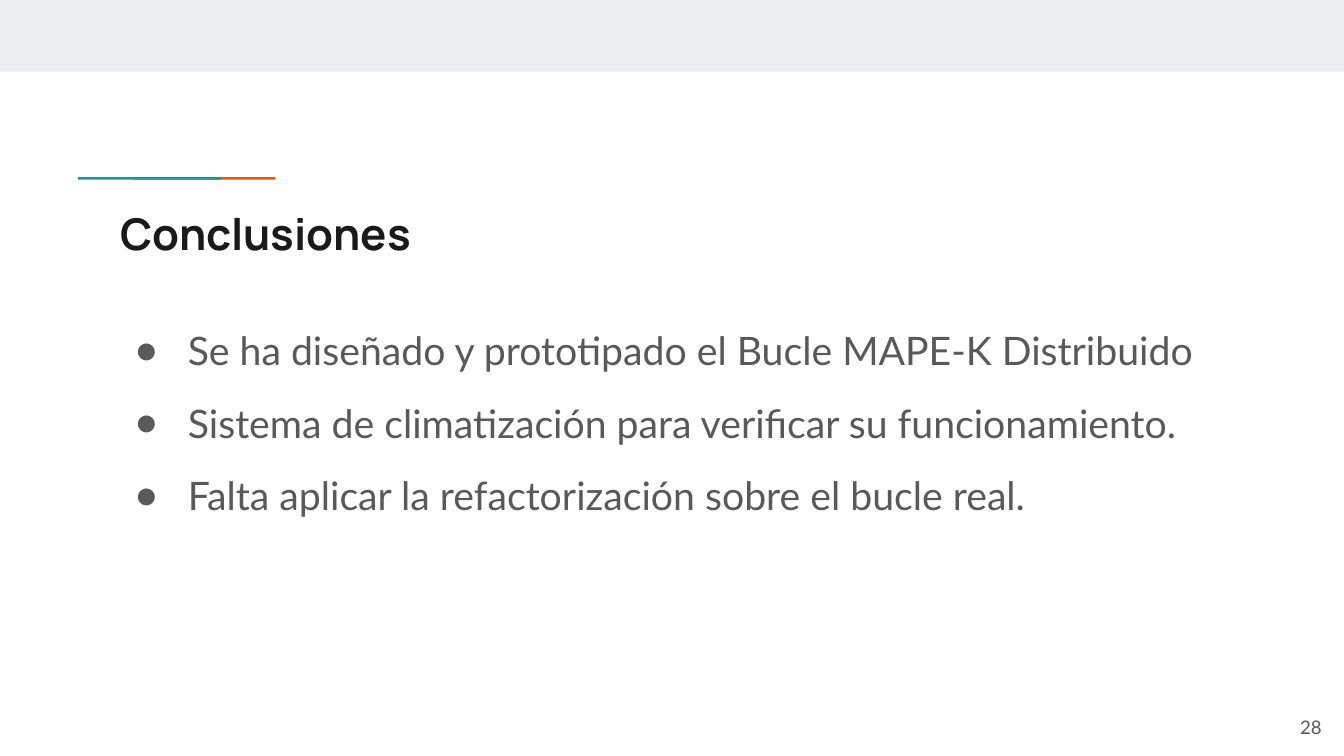
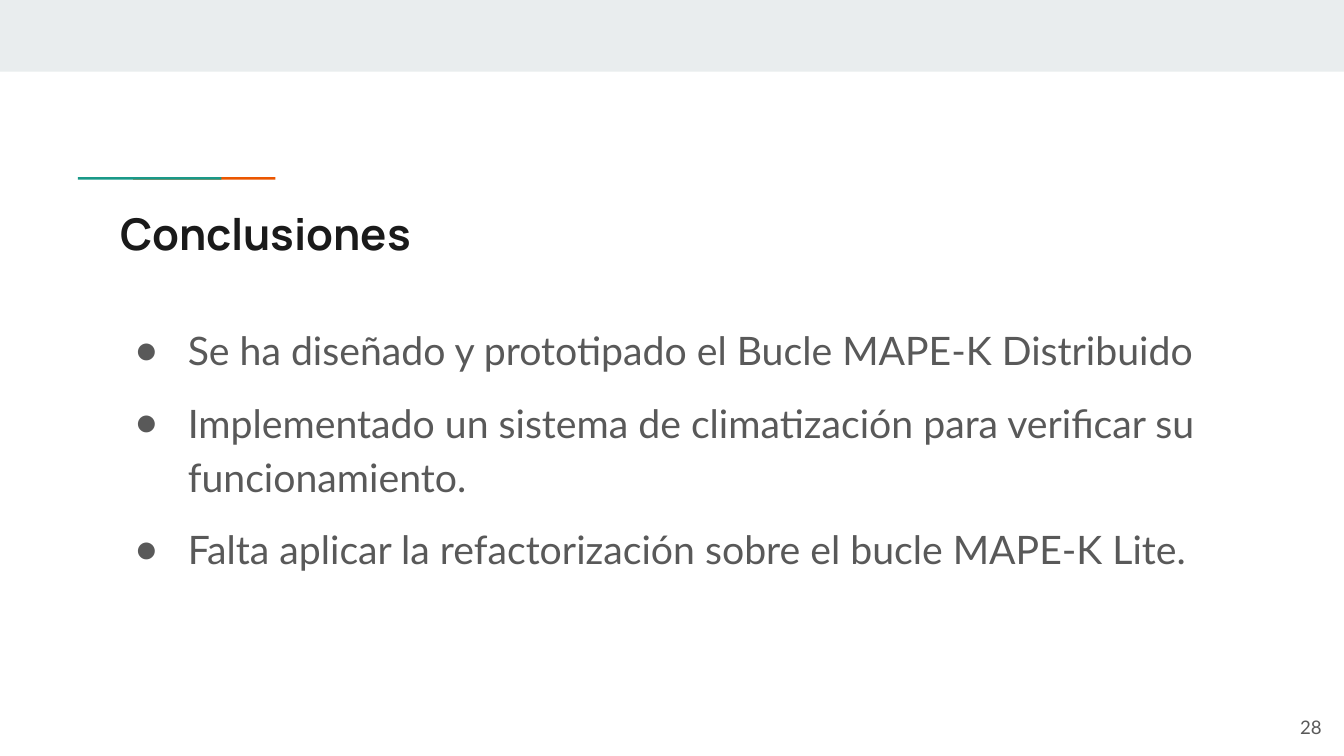
Before and after one commit to Starkie/TFM-DistributedAutoadaptiveSystems, a slide deck: slide 28 of docs/presentation/Adriano Vega - Presentación TFM.pptx. Drawn at 1344x756 pixels with LibreOffice and Linux fonts; fonts in the diff are those of the drawing. Boxes give left, top, right and bottom in pixels: in the first picture for what was removed or moved away, otherwise in the second. Text is boxed around its words. In the diff, an @@ line names an element or a change of style, - is before the commit and + after.

```diff
--- a/docs/presentation/Adriano Vega - Presentación TFM.pptx
+++ b/docs/presentation/Adriano Vega - Presentación TFM.pptx
@@ text at <box>188,409,1194,571</box>: text changed @@
-● Sistema de climatización para verificar su funcionamiento.
-● Falta aplicar la refactorización sobre el bucle real.
+● Implementado un sistema de climatización para verificar su funcionamiento.
+● Falta aplicar la refactorización sobre el bucle MAPE-K Lite.
```
Also in this commit, not shown: 6 other slides changed, 5 slides added, 3 slides removed, 1 other file.
